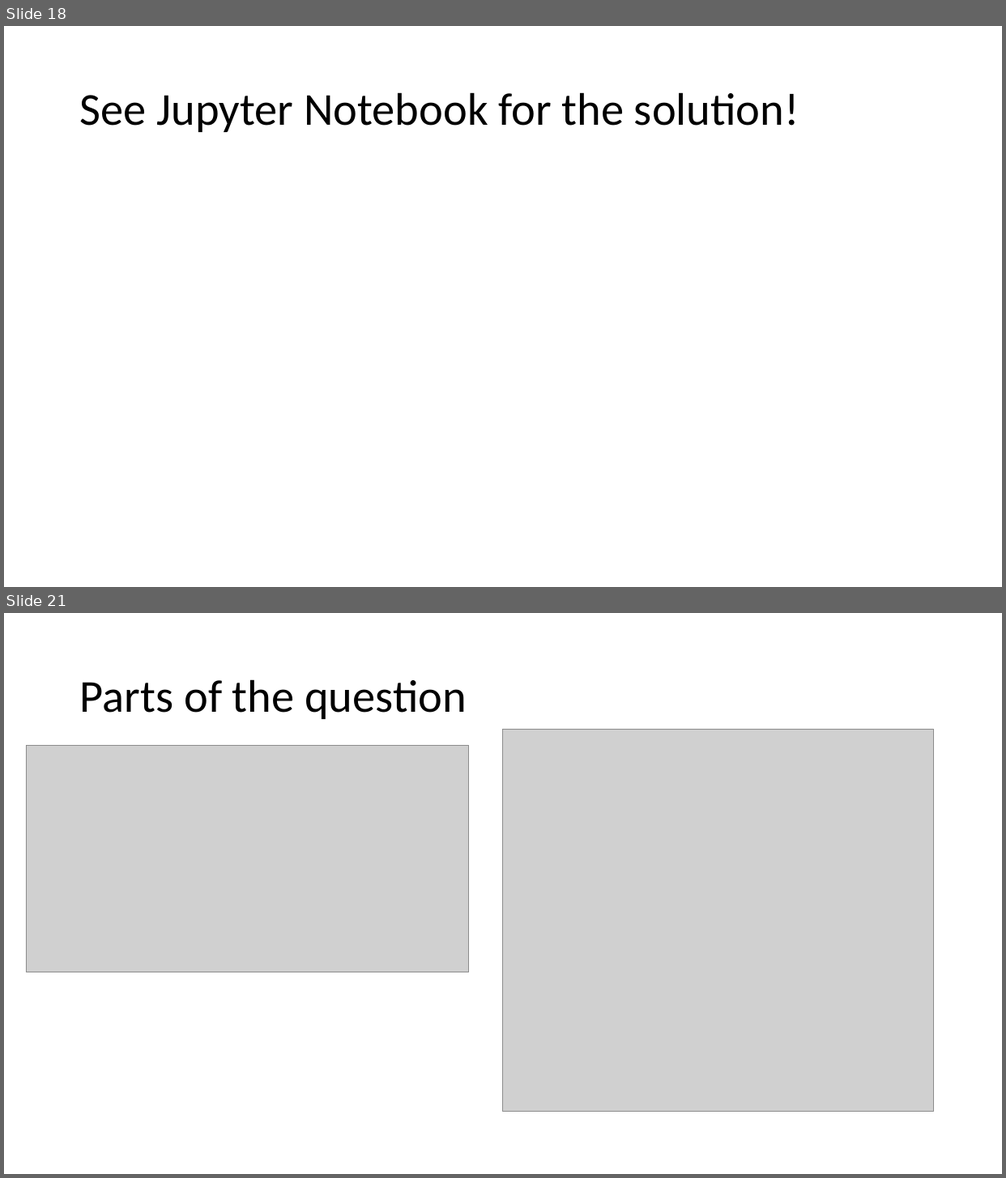
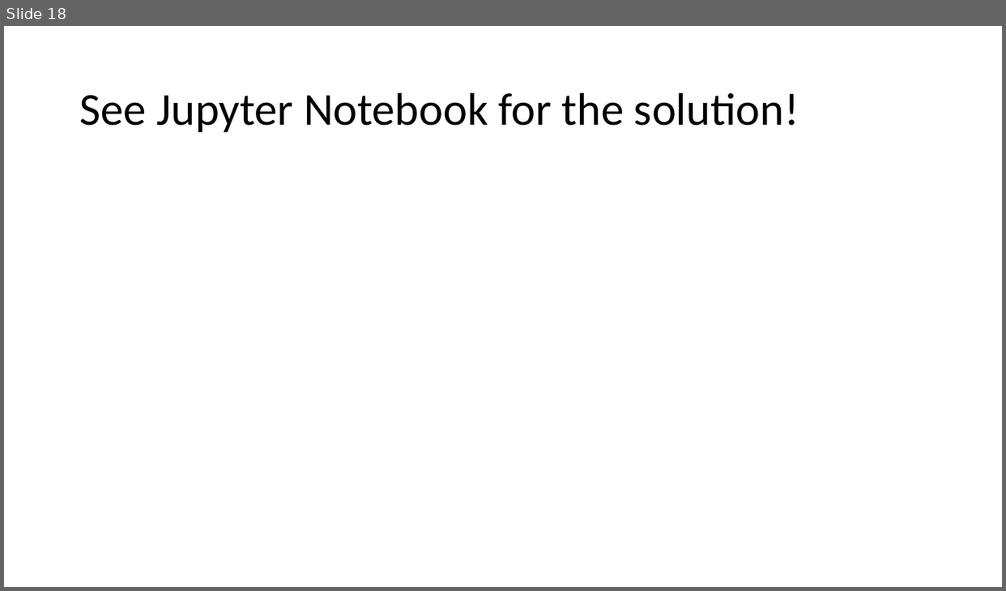
Before and after one commit to APS106/APS106-winter-2022-material, a slide deck: lectures/week 13/lecture2/slides/Final_Exam_Review_Instructors.pptx. Shown one above the other, each under a label of ours: slides 18 and 21 before the commit, slide 18 after it; the slides between them are not shown. The pictures are 1006x1178 and 1006x591 pixels, drawn with LibreOffice and Linux fonts; fonts in the diff are those of the drawing; grey boxes stand for pictures. Boxes give left, top, right and bottom in pixels: in the first picture for what was removed or moved away, otherwise in the second. Text is boxed around its words. In the diff, an @@ line names an element or a change of style, - is before the commit and + after.

```diff
--- a/lectures/week 13/lecture2/slides/Final_Exam_Review_Instructors.pptx
+++ b/lectures/week 13/lecture2/slides/Final_Exam_Review_Instructors.pptx
@@ slide 21 removed at bbox=[4, 613, 1002, 1174], background #FFFFFF @@
@@ title removed at bbox=[80, 679, 467, 719] @@
-Parts of the question
@@ picture removed at bbox=[503, 729, 934, 1111] @@
@@ picture removed at bbox=[26, 746, 469, 973] @@
```
Also in this commit, not shown: 2 slides changed, 58 other slides removed.
